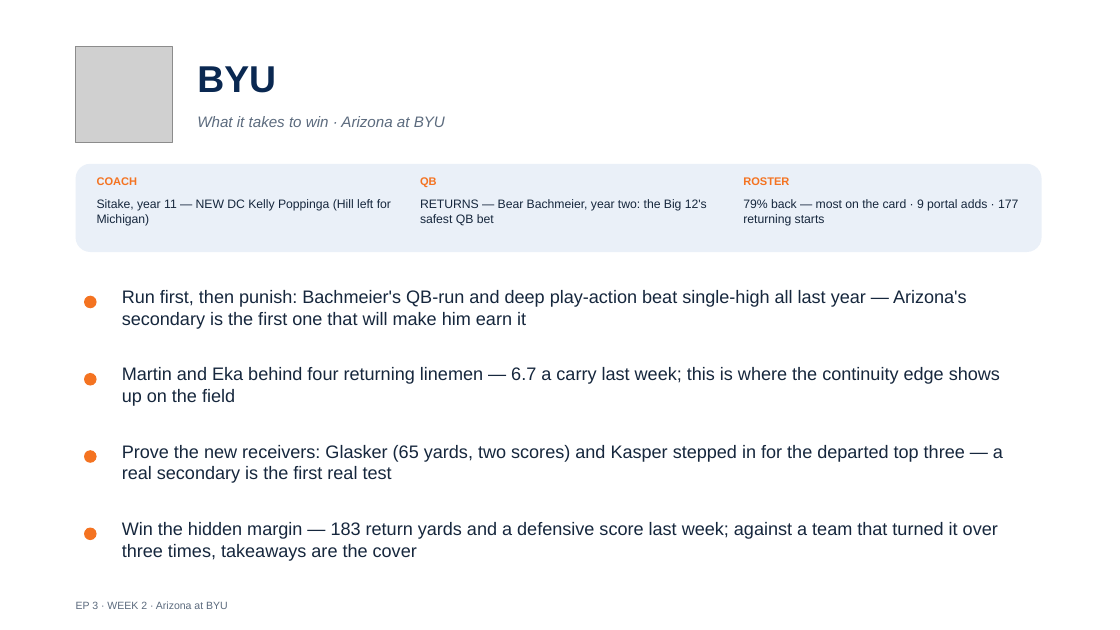
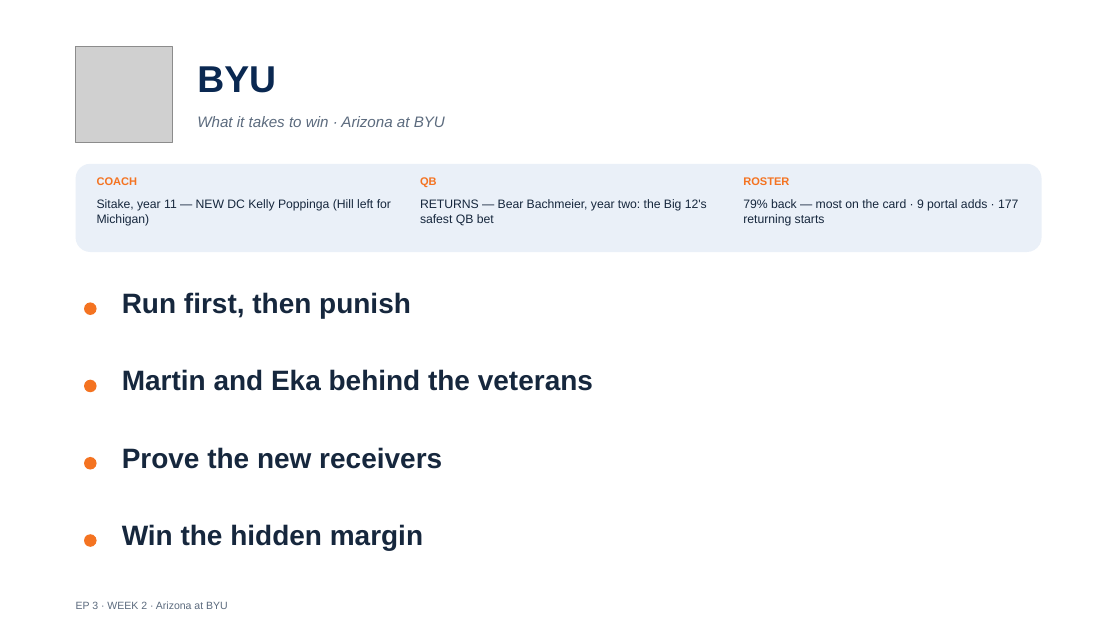
Before and after one commit to lucasalvarezflorida-lab/ncaa-fbs-analytics, a slide deck: slide 14 of decks/2026_Week2_Episode3.pptx. Drawn at 1120x630 pixels with LibreOffice and Linux fonts; fonts in the diff are those of the drawing; grey boxes stand for pictures. Boxes give left, top, right and bottom in pixels: in the first picture for what was removed or moved away, otherwise in the second. Text is boxed around its words. In the diff, an @@ line names an element or a change of style, - is before the commit and + after.

```diff
--- a/decks/2026_Week2_Episode3.pptx
+++ b/decks/2026_Week2_Episode3.pptx
@@ text at (122, 292, 411, 318): text changed; size 15.5 to 24 pt; bold on @@
-Run first, then punish: Bachmeier's QB-run and deep play-action beat single-high all last year — Arizona's secondary is the first one that will make him earn it
+Run first, then punish
@@ text at (122, 369, 593, 391): text changed; size 15.5 to 24 pt; bold on @@
-Martin and Eka behind four returning linemen — 6.7 a carry last week; this is where the continuity edge shows up on the field
+Martin and Eka behind the veterans
@@ text at (122, 447, 442, 469): text changed; size 15.5 to 24 pt; bold on @@
-Prove the new receivers: Glasker (65 yards, two scores) and Kasper stepped in for the departed top three — a real secondary is the first real test
+Prove the new receivers
@@ 4 ellipses: place and size @@
-4 ellipses at (84, 296, 97, 540)
+4 ellipses at (84, 302, 97, 547)
@@ text at (122, 524, 423, 550): text changed; size 15.5 to 24 pt; bold on @@
-Win the hidden margin — 183 return yards and a defensive score last week; against a team that turned it over three times, takeaways are the cover
+Win the hidden margin
```
Also in this commit, not shown: 14 other slides changed, 1 other file.
